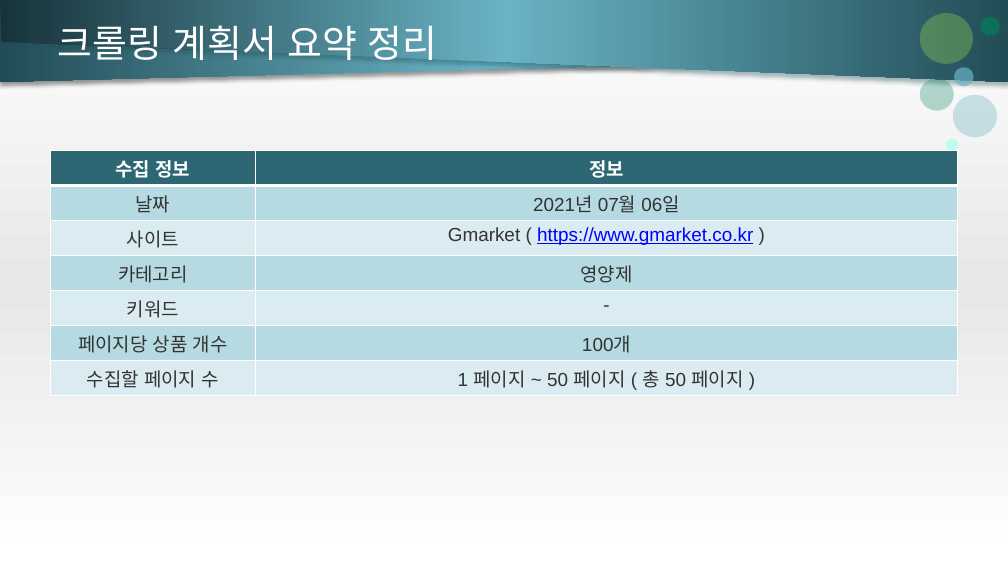
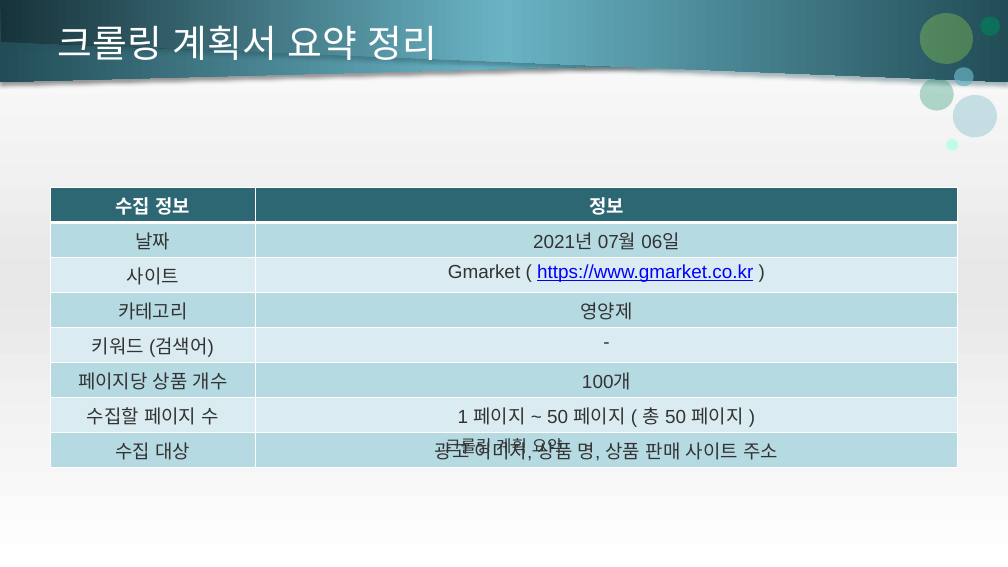
Before and after one commit to CoffeeShelter/GmarketCrawler, a slide deck: slide 3 of 이주훈-크롤링 계획서.pptx. Drawn at 1008x567 pixels with LibreOffice and Linux fonts; fonts in the diff are those of the drawing. Boxes give left, top, right and bottom in pixels: in the first picture for what was removed or moved away, otherwise in the second. Text is boxed around its words. In the diff, an @@ line names an element or a change of style, - is before the commit and + after.

Commit message:
이미지 경로 추가

```diff
--- a/이주훈-크롤링 계획서.pptx
+++ b/이주훈-크롤링 계획서.pptx
@@ table at (51, 188, 958, 465) @@
-row 5, column 1: 키워드
+row 5, column 1: 키워드 (검색어)
+row 8: 수집 대상 | 광고 이미지, 상품 명, 상품 판매 사이트 주소
@@ table: place and size @@
-table at (51, 150, 958, 392)
+table at (51, 188, 958, 465)
@@ text added at (445, 438, 563, 457), 16 pt, text #333333 @@
+크롤링 계획 요약
```
Also in this commit, not shown: 3 other slides changed, 7 other files.
